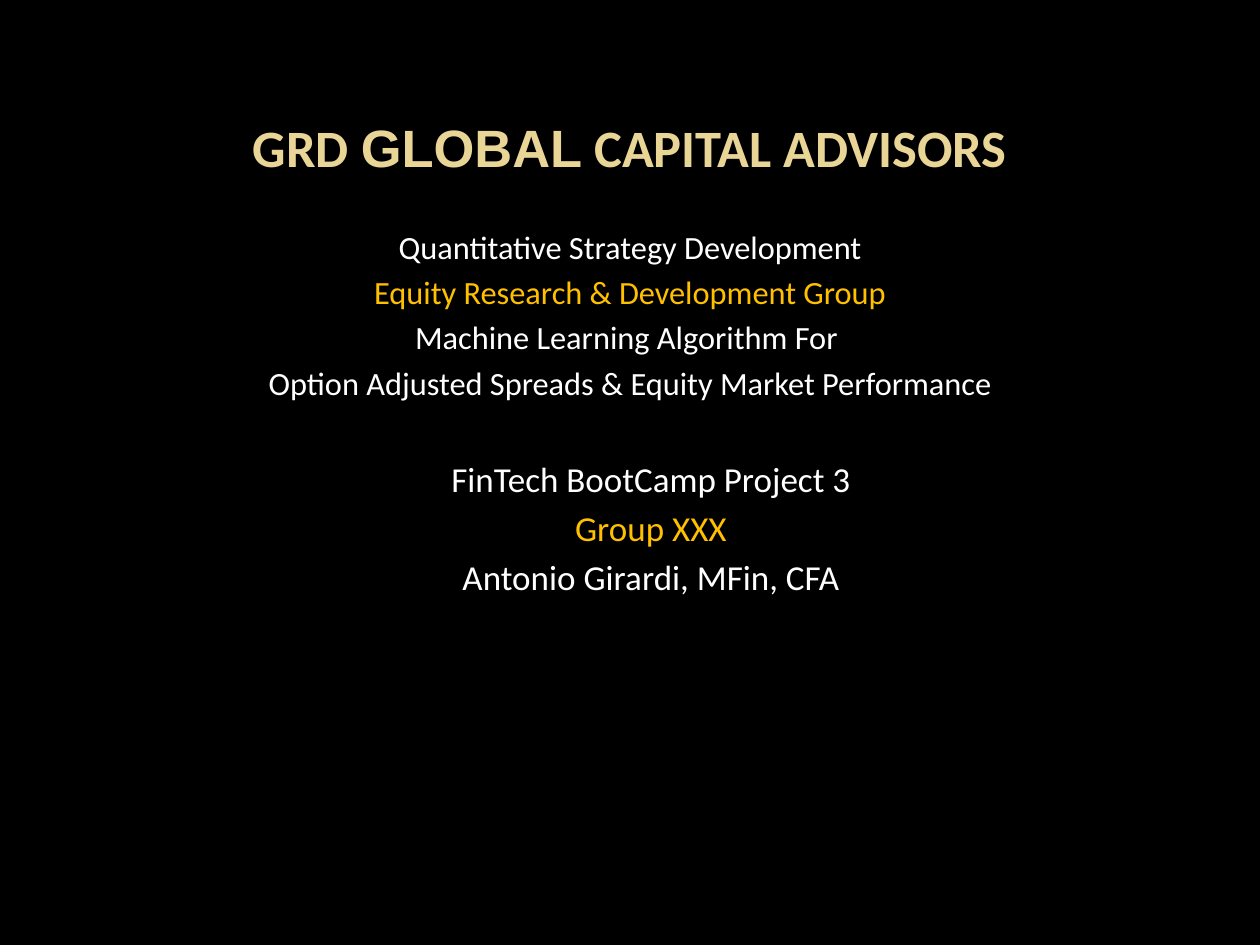
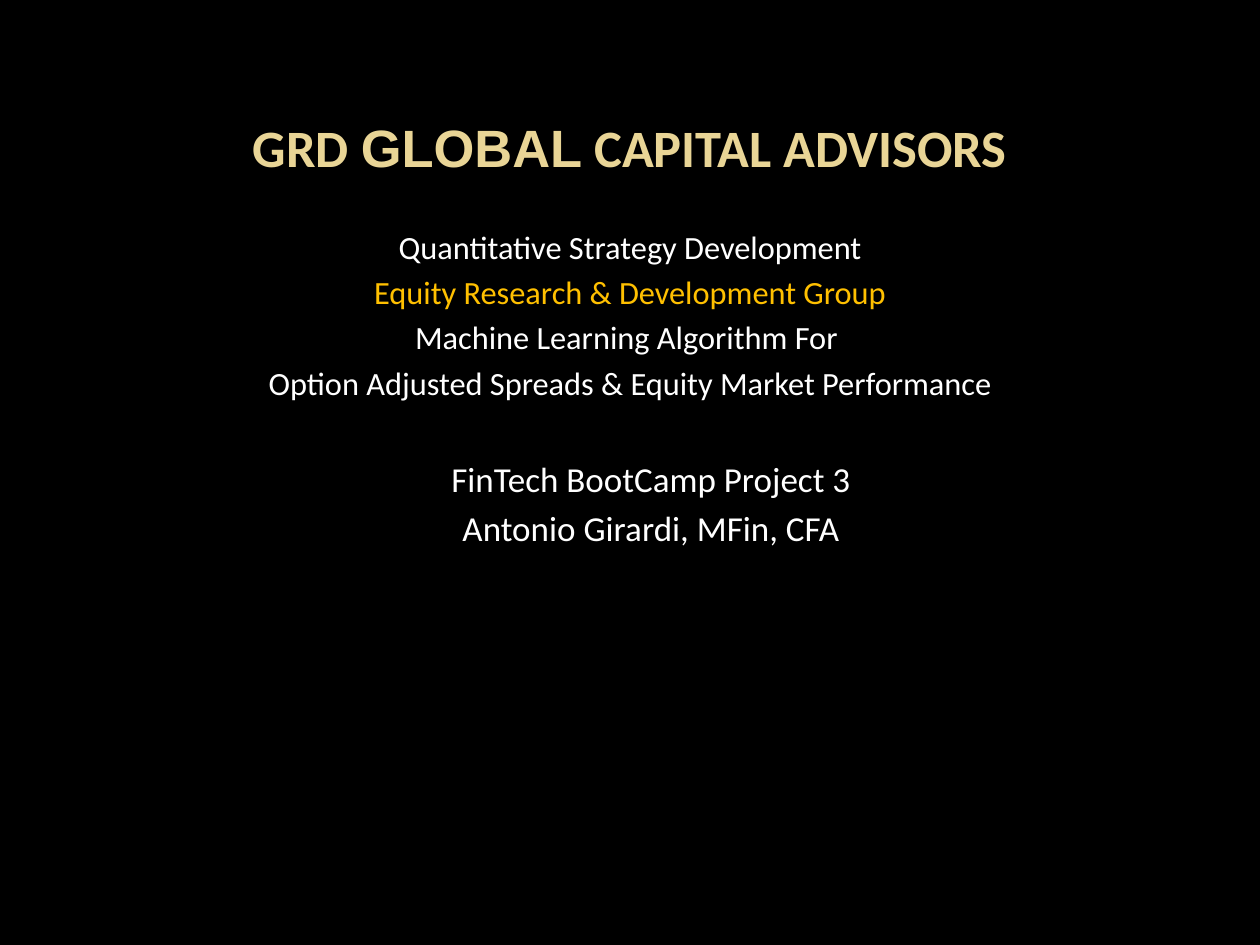
Before and after one commit to WolverineXM/FinTechProject3, a slide deck: slide 1 of Project_3_Presentation.pptx. Drawn at 1260x945 pixels with LibreOffice and Linux fonts; fonts in the diff are those of the drawing; background and template pictures are left out. Boxes give left, top, right and bottom in pixels: in the first picture for what was removed or moved away, otherwise in the second. Text is boxed around its words. In the diff, an @@ line names an element or a change of style, - is before the commit and + after.

```diff
--- a/Project_3_Presentation.pptx
+++ b/Project_3_Presentation.pptx
@@ text at <box>575,518,727,547</box>: paragraph removed @@
-Group XXX
```
Also in this commit, not shown: 1 other slide changed, 3 slides added, 1 other file.
